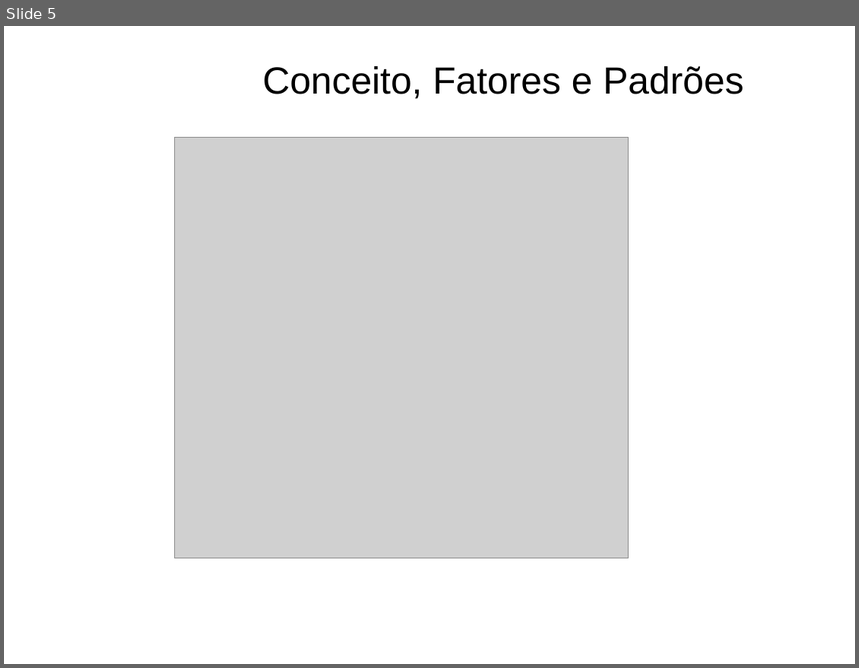
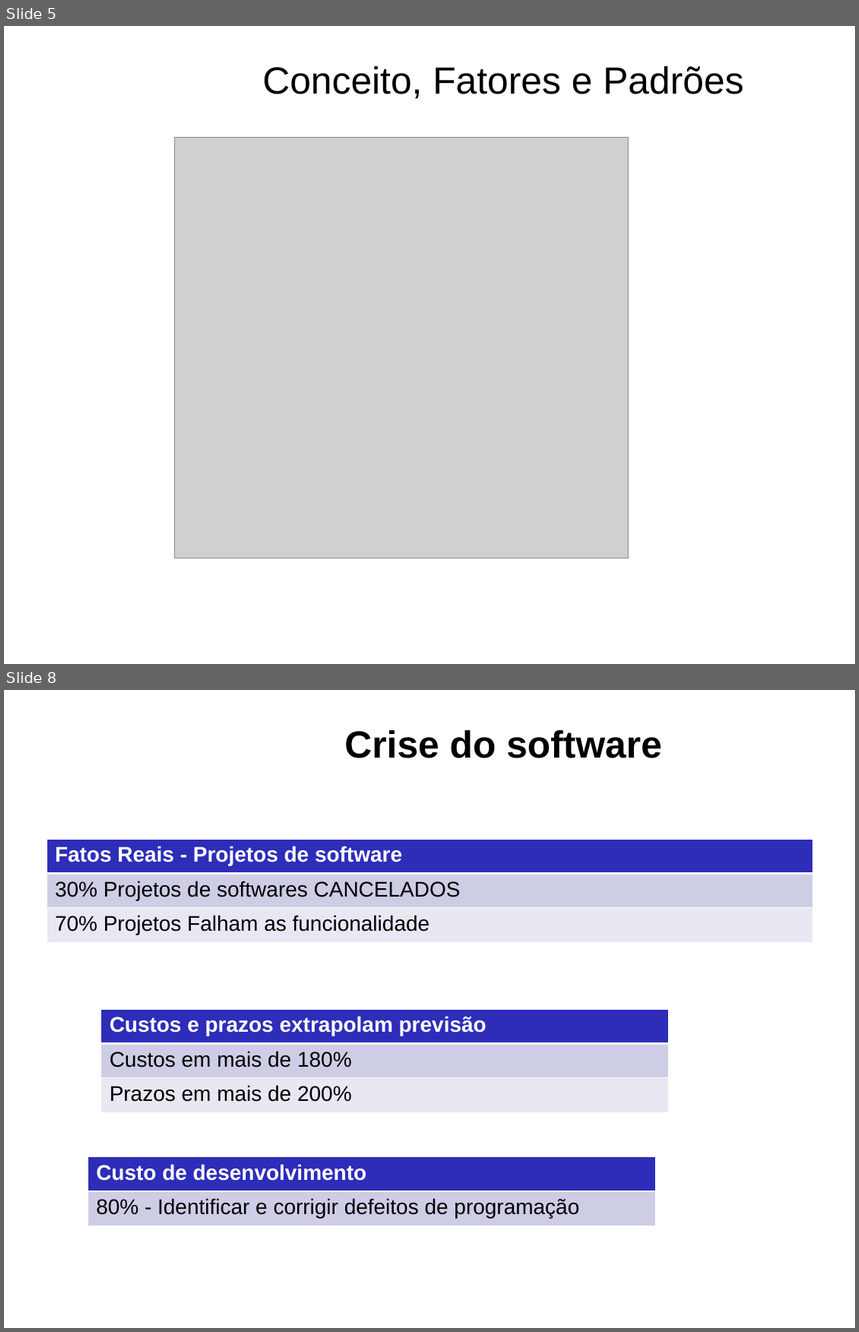
Before and after one commit to geltoncruz/-Testes-de-Software, a slide deck: ppt/01. Introdução a Qualidade de software.ppt. Shown one above the other, each under a label of ours: slide 5 before the commit, slides 5 and 8 after it; the slides between them are not shown. The pictures are 859x668 and 859x1332 pixels, drawn with LibreOffice and Linux fonts; fonts in the diff are those of the drawing; grey boxes stand for pictures; background and template pictures are left out. Boxes give left, top, right and bottom in pixels: in the first picture for what was removed or moved away, otherwise in the second. Text is boxed around its words. In the diff, an @@ line names an element or a change of style, - is before the commit and + after.

Commit message:
Pdf 01 - introducao a fundamentos de qualidade de software

```diff
--- a/ppt/01. Introdução a Qualidade de software.ppt
+++ b/ppt/01. Introdução a Qualidade de software.ppt
@@ slide 8 added at (x1=4, y1=690, x2=855, y2=1328), background picture (left out) @@
@@ title added at (x1=344, y1=730, x2=662, y2=758), 32 pt, text #000000, bold @@
+Crise do software
@@ table added at (x1=47, y1=839, x2=813, y2=943), 3 rows, 1 columns @@
+Fatos Reais - Projetos de software
+30% Projetos de softwares CANCELADOS
+70% Projetos Falham as funcionalidade
@@ table added at (x1=101, y1=1009, x2=669, y2=1113), 3 rows, 1 columns @@
+Custos e prazos extrapolam previsão
+Custos em mais de 180%
+Prazos em mais de 200%
@@ table added at (x1=88, y1=1157, x2=655, y2=1225), 2 rows, 1 columns @@
+Custo de desenvolvimento
+80% - Identificar e corrigir defeitos de programação
```
Also in this commit, not shown: 20 other slides added, 1 slide removed, 2 other files.
